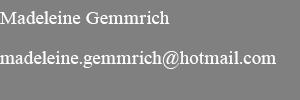
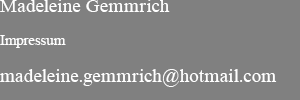
Layer changes from the first w=300, h=100 image to the second:
renamed "Madeleine Gemmrich madeleine.gemmrich@hotmail.com" to "Madeleine Gemmrich Impressum madeleine.gemmrich@hotmail.com", painted on it over 0, 0, 277, 87
